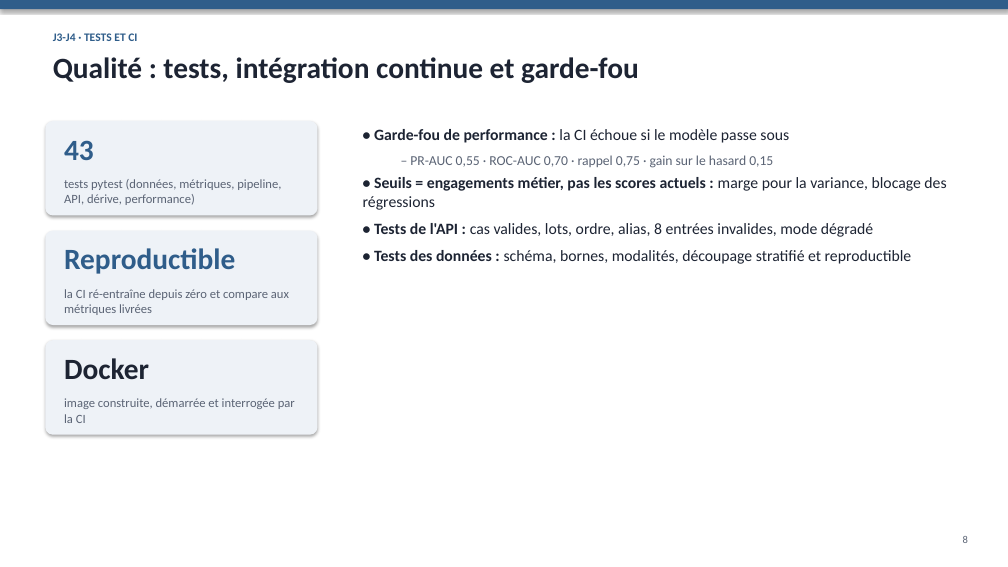
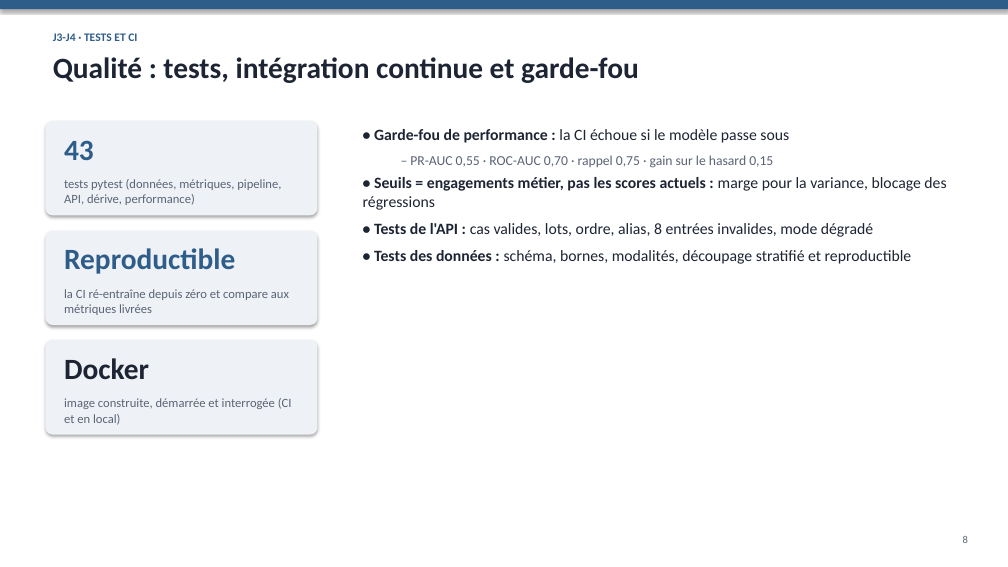
Before and after one commit to draboabdallah/forages-mlops, a slide deck: slide 8 of soutenance/soutenance.pptx. Drawn at 1008x567 pixels with LibreOffice and Linux fonts; fonts in the diff are those of the drawing. Boxes give left, top, right and bottom in pixels: in the first picture for what was removed or moved away, otherwise in the second. Text is boxed around its words. In the diff, an @@ line names an element or a change of style, - is before the commit and + after.

Commit message:
Docker validé en local : mise à jour du README et du support

```diff
--- a/soutenance/soutenance.pptx
+++ b/soutenance/soutenance.pptx
@@ text at [64,398,292,425]: text changed @@
-image construite, démarrée et interrogée par la CI
+image construite, démarrée et interrogée (CI et en local)
```
Also in this commit, not shown: 2 other files.
